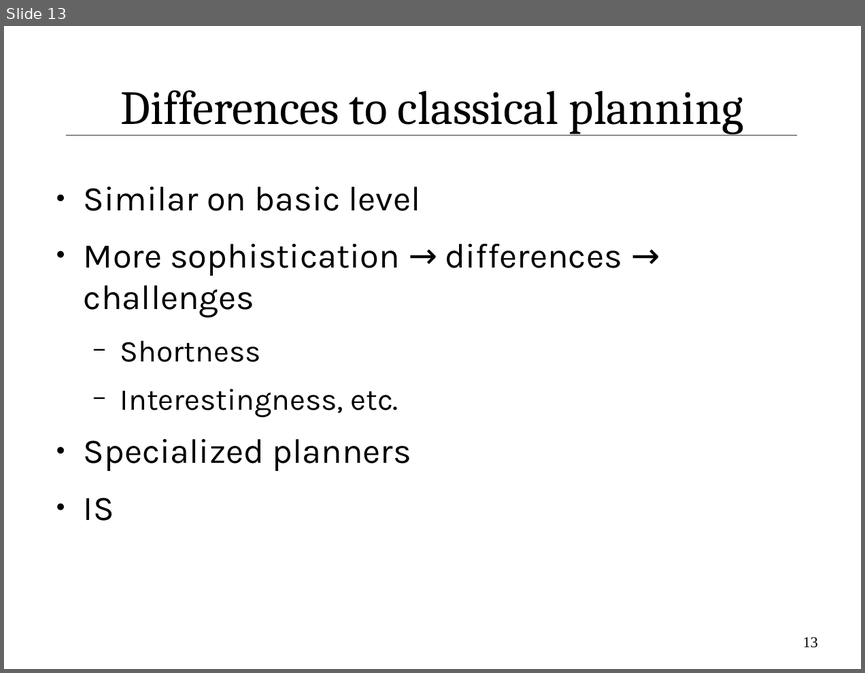
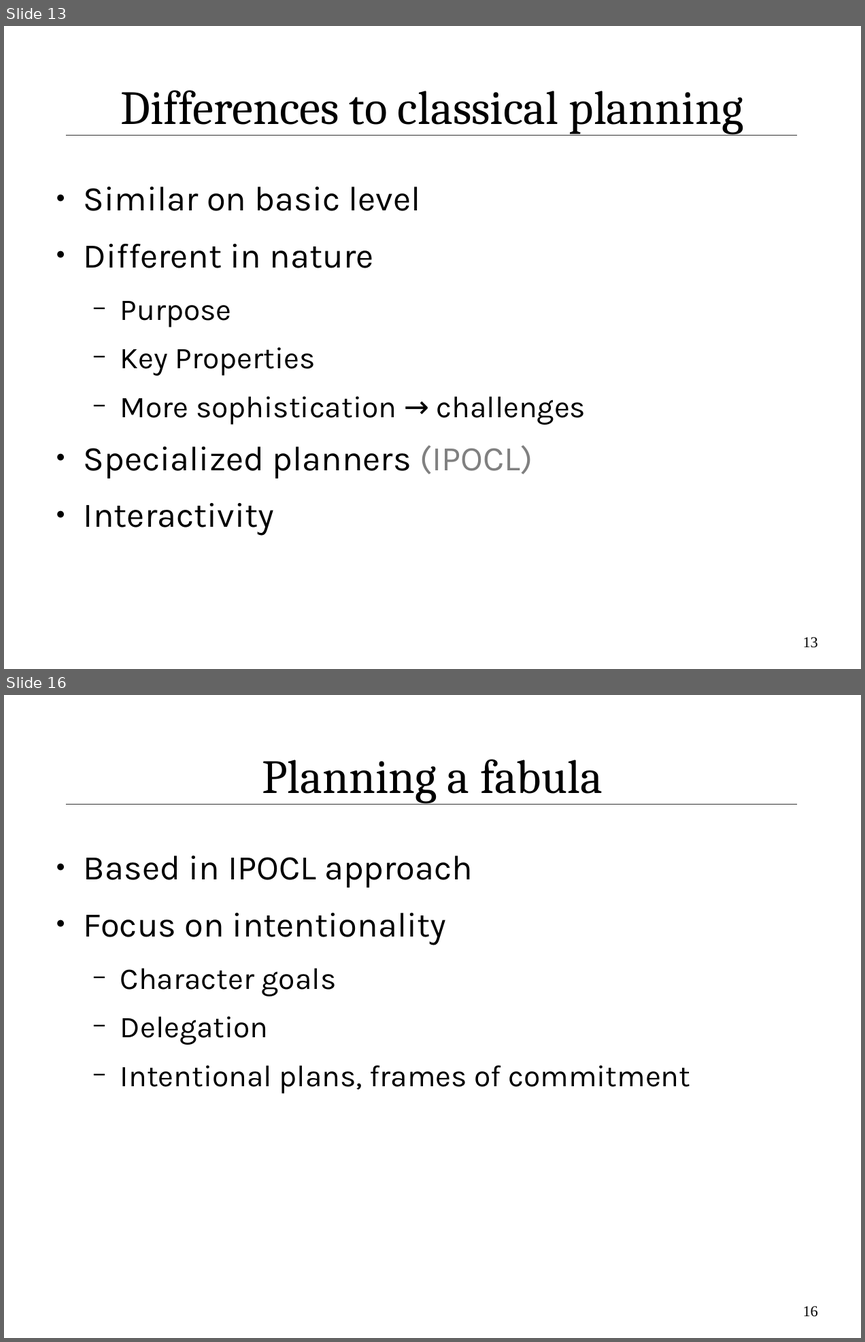
Before and after one commit to IllDepence/ai_seminar, a slide deck: praes/praes.odp. Shown one above the other, each under a label of ours: slide 13 before the commit, slides 13 and 16 after it; the slides between them are not shown. The pictures are 865x673 and 865x1342 pixels, drawn with LibreOffice and Linux fonts; fonts in the diff are those of the drawing. Boxes give left, top, right and bottom in pixels: in the first picture for what was removed or moved away, otherwise in the second. Text is boxed around its words. In the diff, an @@ line names an element or a change of style, - is before the commit and + after.

```diff
--- a/praes/praes.odp
+++ b/praes/praes.odp
@@ slide 16 added at (4,695,861,1338), background #FFFFFF; not listed: 1 template element that a slide beside it also shows @@
@@ title added at (262,759,602,803), 44 pt, text #000000 @@
+Planning a fabula
@@ text added at (84,855,690,1093), 28 pt, text #000000 @@
+● Based in IPOCL approach
+● Focus on intentionality
+  − Character goals
+  − Delegation
+  − Intentional plans, frames of commitment
@@ page number added at (803,1306,818,1317), 14 pt, text #000000 @@
+16
@@ slide 13 changed as well @@
@@ text at (84,244,586,535): text changed @@
-● More sophistication → differences → challenges
-  − Shortness
-  − Interestingness, etc.
-● Specialized planners
-● IS
+● Different in nature
+  − Purpose
+  − Key Properties
+  − More sophistication → challenges
+● Specialized planners (IPOCL)
+● Interactivity
```
Also in this commit, not shown: 14 other slides changed, 9 other slides added, 2 slides removed, 4 other files.
